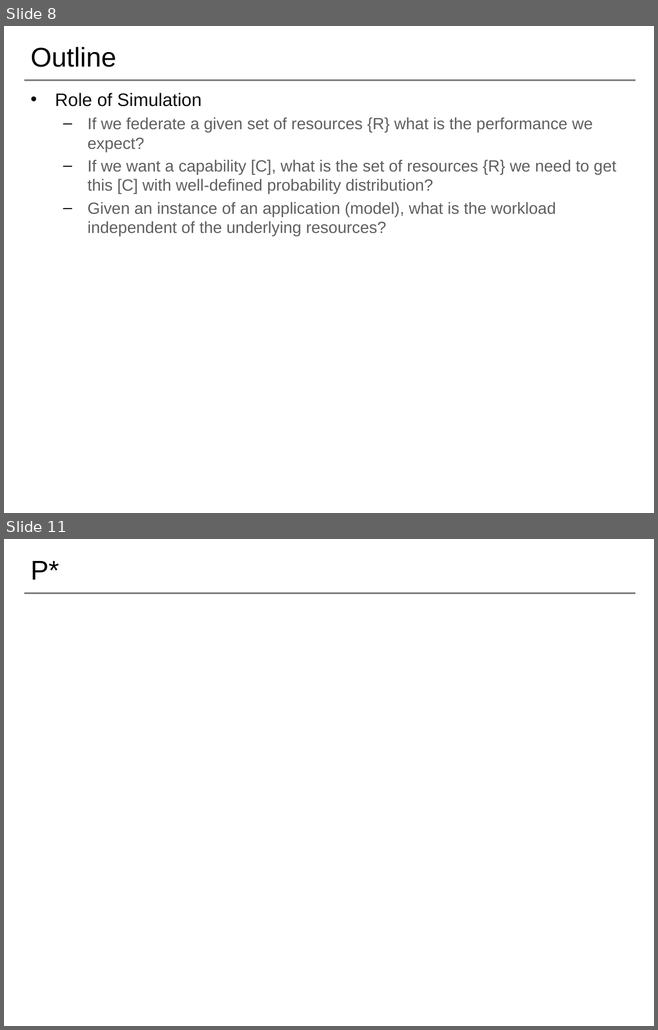
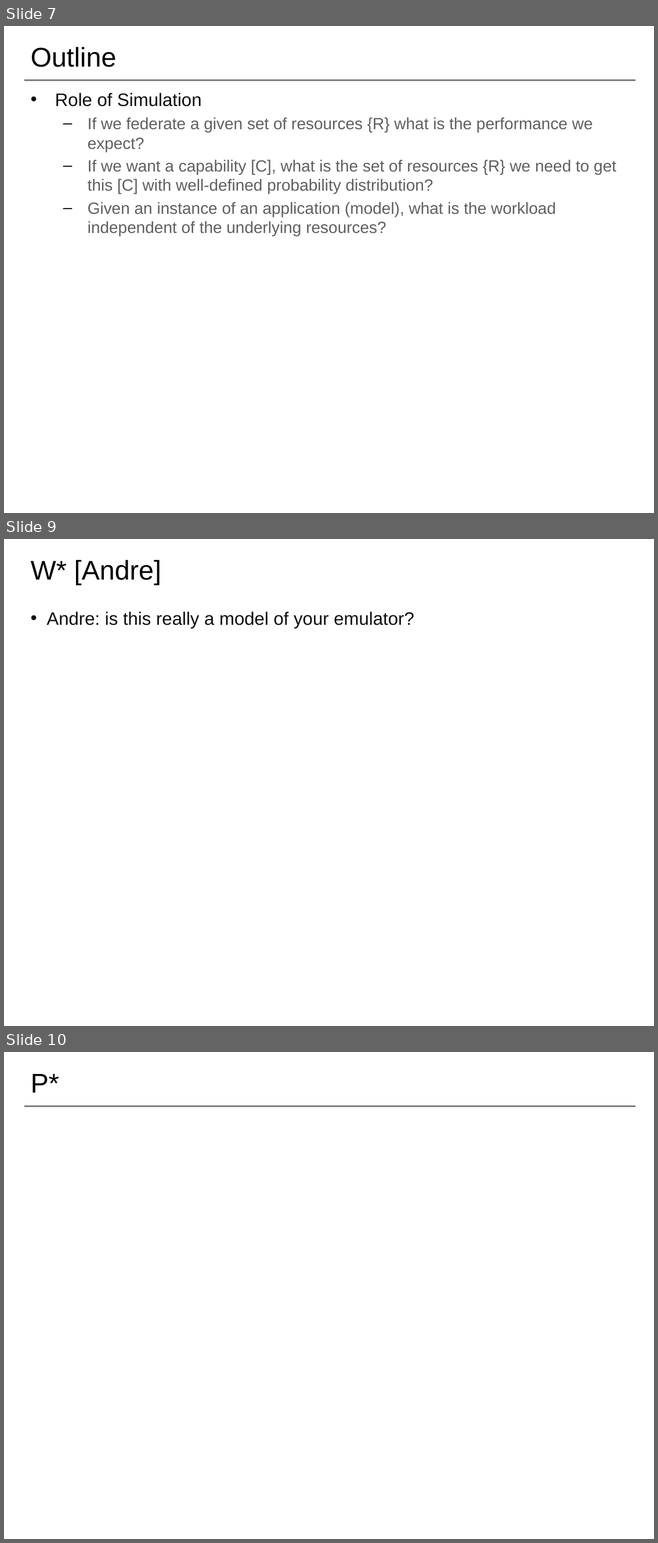
Before and after one commit to saga-project/NGMW, a slide deck: presentations/radical-modsim.pptx. Shown one above the other, each under a label of ours: slides 8 and 11 before the commit, slides 7, 9 and 10 after it; the slides between them are not shown. The pictures are 658x1030 and 658x1543 pixels, drawn with LibreOffice and Linux fonts; fonts in the diff are those of the drawing; background and template pictures are left out. Boxes give left, top, right and bottom in pixels: in the first picture for what was removed or moved away, otherwise in the second. Text is boxed around its words. In the diff, an @@ line names an element or a change of style, - is before the commit and + after.

```diff
--- a/presentations/radical-modsim.pptx
+++ b/presentations/radical-modsim.pptx
@@ slide 9 added at (x1=4, y1=539, x2=654, y2=1026), background #FFFFFF @@
@@ title added at (x1=31, y1=560, x2=161, y2=585), 30 pt, text #000000 @@
+W* [Andre]
@@ text added at (x1=47, y1=611, x2=413, y2=628), 20 pt, text #0D0D0D @@
+• Andre: is this really a model of your emulator?
@@ what was slide 8 is now slide 7 @@
@@ what was slide 11 is now slide 10 @@
```
Also in this commit, not shown: 6 slides changed, 2 other slides added, 3 slides removed.
